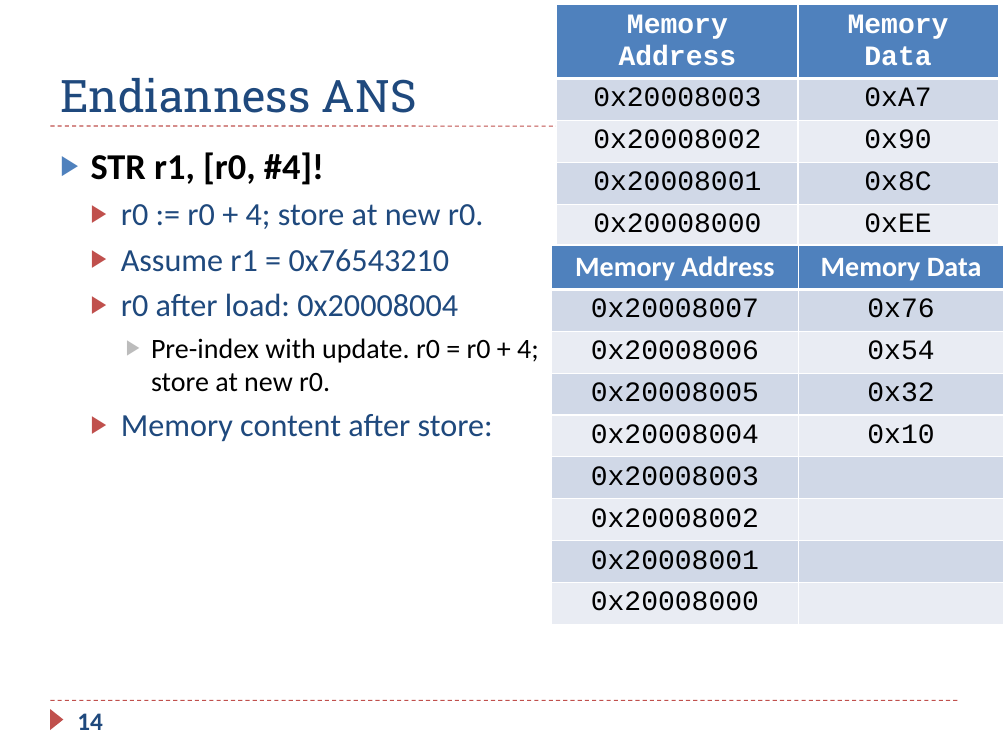
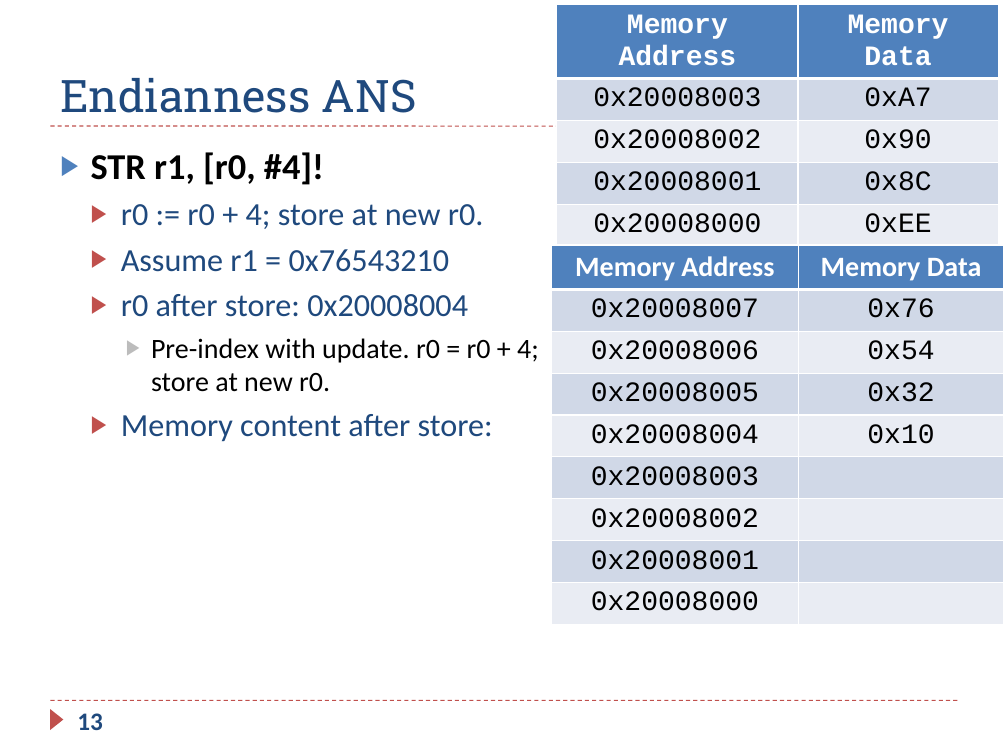
Before and after one commit to guhofstra/CSC111Fa25, a slide deck: slide 13 of PPTs/Ch5_ARM_Load_Store_Exercises_ANS.pptx (slide 14 before the commit). Drawn at 1008x756 pixels with LibreOffice and Linux fonts; fonts in the diff are those of the drawing. Boxes give left, top, right and bottom in pixels: in the first picture for what was removed or moved away, otherwise in the second. Text is boxed around its words. In the diff, an @@ line names an element or a change of style, - is before the commit and + after.

```diff
--- a/PPTs/Ch5_ARM_Load_Store_Exercises_ANS.pptx
+++ b/PPTs/Ch5_ARM_Load_Store_Exercises_ANS.pptx
@@ text at (121,294,468,317): text changed @@
-  ▶ r0 after load: 0x20008004
+  ▶ r0 after store: 0x20008004
@@ page number at (77,713,103,730): text changed @@
-14
+13
```
Also in this commit, not shown: 22 other slides changed, 3 slides added, 1 slide removed, 3 other files.
